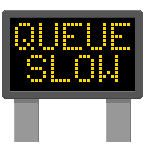
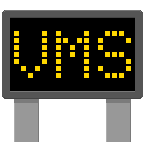
Revision of a layered 144×144 image; what changed, layer by layer:
added layer "Layer #6" above "Layer #5" over [14, 31, 131, 78]
hid "Layer" over [15, 23, 130, 82]
